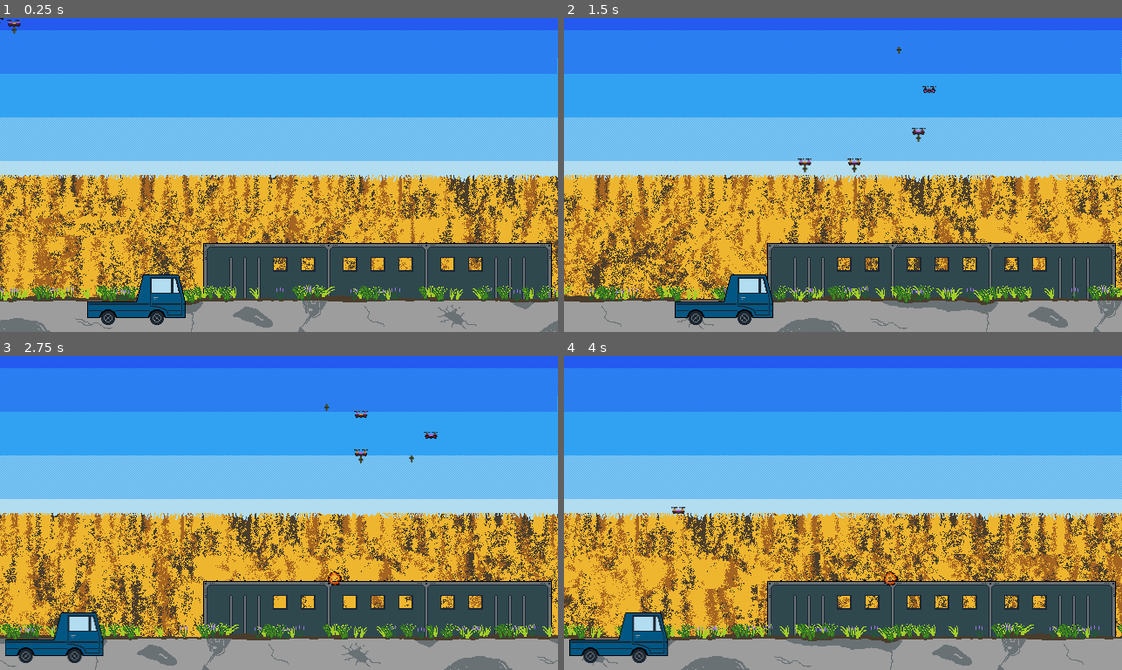
Above: before the commit, frames 1-4 (two rows, left to right).
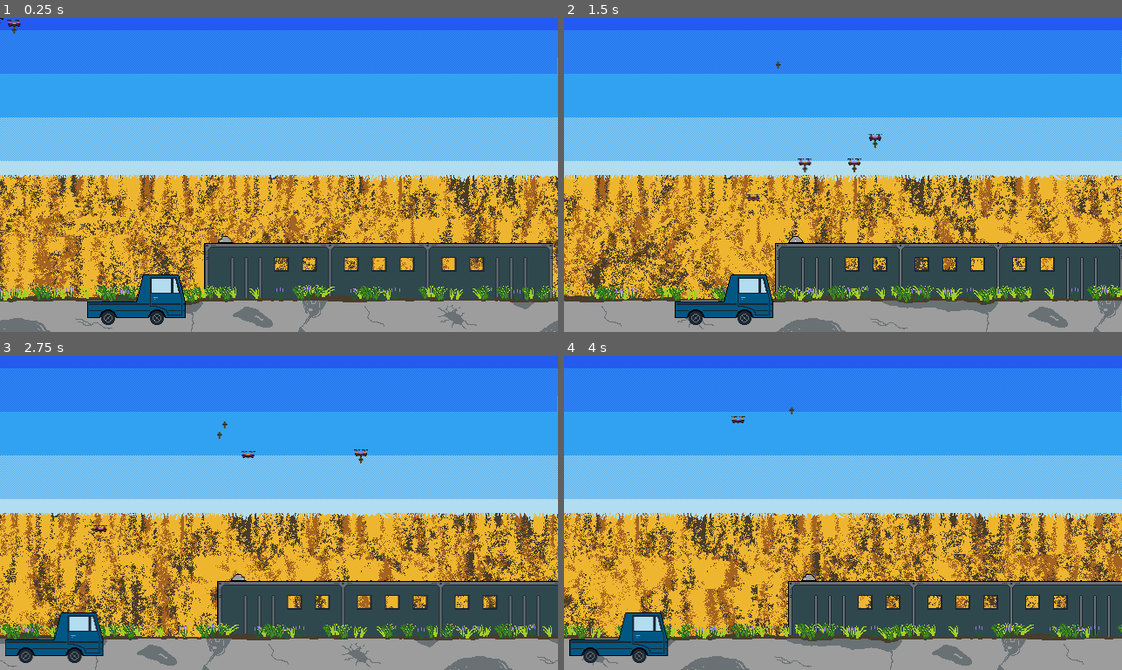
Above: after the commit, the same moments.

Repository: alpacanumerals/Boss-Rush
Game: Godot game, scene res://Main.tscn
Same seed, same stepped clock (60 frames per second), same inputs: the game is played once before the commit and once after it. This scene is started directly instead of the project's main scene.
Inputs (mouse positions are in pixels of both pictures, inside the frame that each line leads up to):
- Up to frame 1 (0.25 s): no input
- Up to frame 2 (1.5 s): tap Enter at 0.5 s; move the mouse to (965, 159) at 0.52 s; hold Right (ui_right) 0.53-1.28 s; tap F at 0.6, 1.35 s; move the mouse to (731, 190) at 1.27 s; hold Left (ui_left) from 1.28 s (still down)
- Up to frame 3 (2.75 s): move the mouse to (334, 443) at 2.02 s; release Left (ui_left) at 2.03 s; hold Right (ui_right) from 2.03 s (still down); tap F at 2.1 s
- Up to frame 4 (4 s): move the mouse to (815, 575) at 2.77 s; tap F at 2.85, 3.6 s; move the mouse to (1010, 560) at 3.52 s; release Right (ui_right) at 3.53 s; hold Left (ui_left) from 3.53 s (still down)

The runs differ from the first frame. In frame 1, 1.2% of the frame differs, in the area x 36-100%, y 69-90%; in frame 2, 3.2%; in frame 3, 3.1%; in frame 4, 3.6%, in the area x 19-100%, y 16-90%.

Commit message:
bomb a turret

Diff:
--- a/Train.tscn
+++ b/Train.tscn
@@ -1,10 +1,13 @@
-[gd_scene load_steps=5 format=2]
+[gd_scene load_steps=23 format=2]
 
 [ext_resource path="res://train.gd" type="Script" id=1]
 [ext_resource path="res://sprites/train/train01.png" type="Texture" id=2]
+[ext_resource path="res://sprites/train/turret_gun.png" type="Texture" id=3]
+[ext_resource path="res://turret.gd" type="Script" id=4]
+[ext_resource path="res://sprites/projectiles/fire.png" type="Texture" id=5]
 
 [sub_resource type="RectangleShape2D" id=1]
-extents = Vector2( 198, 41 )
+extents = Vector2( 73.5, 25.5 )
 
 [sub_resource type="SpriteFrames" id=2]
 animations = [ {
@@ -19,8 +22,89 @@
 "speed": 5.0
 } ]
 
+[sub_resource type="RectangleShape2D" id=13]
+extents = Vector2( 6.5, 3.5 )
+
+[sub_resource type="AtlasTexture" id=14]
+flags = 4
+atlas = ExtResource( 5 )
+region = Rect2( 0, 0, 32, 32 )
+
+[sub_resource type="AtlasTexture" id=15]
+flags = 4
+atlas = ExtResource( 5 )
+region = Rect2( 32, 0, 32, 32 )
+
+[sub_resource type="AtlasTexture" id=16]
+flags = 4
+atlas = ExtResource( 5 )
+region = Rect2( 64, 0, 32, 32 )
+
+[sub_resource type="AtlasTexture" id=17]
+flags = 4
+atlas = ExtResource( 5 )
+region = Rect2( 96, 0, 32, 32 )
+
+[sub_resource type="AtlasTexture" id=3]
+flags = 4
+atlas = ExtResource( 3 )
+region = Rect2( 0, 0, 16, 16 )
+
+[sub_resource type="AtlasTexture" id=4]
+flags = 4
+atlas = ExtResource( 3 )
+region = Rect2( 16, 0, 16, 16 )
+
+[sub_resource type="AtlasTexture" id=5]
+flags = 4
+atlas = ExtResource( 3 )
+region = Rect2( 32, 0, 16, 16 )
+
+[sub_resource type="AtlasTexture" id=6]
+flags = 4
+atlas = ExtResource( 3 )
+region = Rect2( 48, 0, 16, 16 )
+
+[sub_resource type="AtlasTexture" id=7]
+flags = 4
+atlas = ExtResource( 3 )
+region = Rect2( 64, 0, 16, 16 )
+
+[sub_resource type="AtlasTexture" id=8]
+flags = 4
+atlas = ExtResource( 3 )
+region = Rect2( 80, 0, 16, 16 )
+
+[sub_resource type="AtlasTexture" id=9]
+flags = 4
+atlas = ExtResource( 3 )
+region = Rect2( 96, 0, 16, 16 )
+
+[sub_resource type="AtlasTexture" id=10]
+flags = 4
+atlas = ExtResource( 3 )
+region = Rect2( 112, 0, 16, 16 )
+
+[sub_resource type="AtlasTexture" id=11]
+flags = 4
+atlas = ExtResource( 3 )
+region = Rect2( 128, 0, 16, 16 )
+
+[sub_resource type="SpriteFrames" id=12]
+animations = [ {
+"frames": [ SubResource( 14 ), SubResource( 15 ), SubResource( 16 ), SubResource( 17 ) ],
+"loop": true,
+"name": "burn",
+"speed": 5.0
+}, {
+"frames": [ SubResource( 3 ), SubResource( 4 ), SubResource( 5 ), SubResource( 6 ), SubResource( 7 ), SubResource( 8 ), SubResource( 9 ), SubResource( 10 ), SubResource( 11 ) ],
+"loop": true,
+"name": "default",
+"speed": 5.0
+} ]
+
 [node name="Train" type="KinematicBody2D"]
-collision_layer = 4
+collision_layer = 0
 collision_mask = 2
 script = ExtResource( 1 )
 __meta__ = {
@@ -33,3 +117,18 @@
 
 [node name="AnimatedSprite" type="AnimatedSprite" parent="."]
 frames = SubResource( 2 )
+
+[node name="Turret1" type="KinematicBody2D" parent="."]
+position = Vector2( -176, -38 )
+collision_layer = 4
+script = ExtResource( 4 )
+__meta__ = {
+"_edit_group_": true
+}
+
+[node name="CollisionShape2D" type="CollisionShape2D" parent="Turret1"]
+position = Vector2( 0.5, -0.5 )
+shape = SubResource( 13 )
+
+[node name="AnimatedSprite" type="AnimatedSprite" parent="Turret1"]
+frames = SubResource( 12 )
--- a/bomb.gd
+++ b/bomb.gd
@@ -14,9 +14,10 @@
         velocity.y += gravity
         var collision = move_and_collide(velocity)
         if collision:
-            handle_collision()
+            handle_collision(collision.collider)
 
-func handle_collision():
+func handle_collision(collider):
+    collider.hit_by_bullet()
     $AnimatedSprite.play("explode")
     $CollisionShape2D.disabled = true
     live = false
--- a/drone.gd
+++ b/drone.gd
@@ -40,14 +40,17 @@
         handle_collision()
 
     if bombing_run_active:
-        if target != null && position.distance_to(target) < 64:
-            drop_bomb()
+        check_targeting()
 
 func assign_target(new_target):
     #accel = -20
     #speed_limit = 1000
     target = new_target
     #assign_collide(true)
+
+func check_targeting():
+    if target != null && abs(position.x - target.x) < 16 && position.y < target.y:
+        drop_bomb()
 
 func bombing_run(target):
     var above_target = Vector2(target.x, 64)
--- a/main.gd
+++ b/main.gd
@@ -11,12 +11,13 @@
 func _input(event):
     if event is InputEventKey and event.pressed:
         if event.scancode == KEY_F:
-            shoot_drone_at_train()
+            shoot_drone_at_target()
         if event.scancode == KEY_A:
             add_drone()
 
-func shoot_drone_at_train(): # this will be refactored into something more sensible later. it's exploratory
-    var train_pos = $Train.get_global_position()
+func shoot_drone_at_target(): # this will be refactored into something more sensible later <- bold claim
+    var turrets = get_tree().get_nodes_in_group("turrets")
+    var train_pos = turrets[0].get_global_position()
     var drones = get_tree().get_nodes_in_group("drones")
     var drone_dispatched = false
     var i = 0
--- a/train.gd
+++ b/train.gd
@@ -2,3 +2,9 @@
 
 func _ready():
     $AnimatedSprite.play("default")
+
+func _physics_process(delta):
+    move_and_collide(Vector2(0.1,0))
+
+func get_turret_position(index):
+    pass
--- /dev/null
+++ b/turret.gd
@@ -0,0 +1,16 @@
+extends KinematicBody2D
+
+var live = true
+
+func _ready():
+    add_to_group("turrets")
+    $AnimatedSprite.play("default")
+
+func hit_by_bullet():
+    if live:
+        handle_kill()
+
+func handle_kill():
+    $AnimatedSprite.play("burn")
+    $CollisionShape2D.disabled = true
+    live = false
